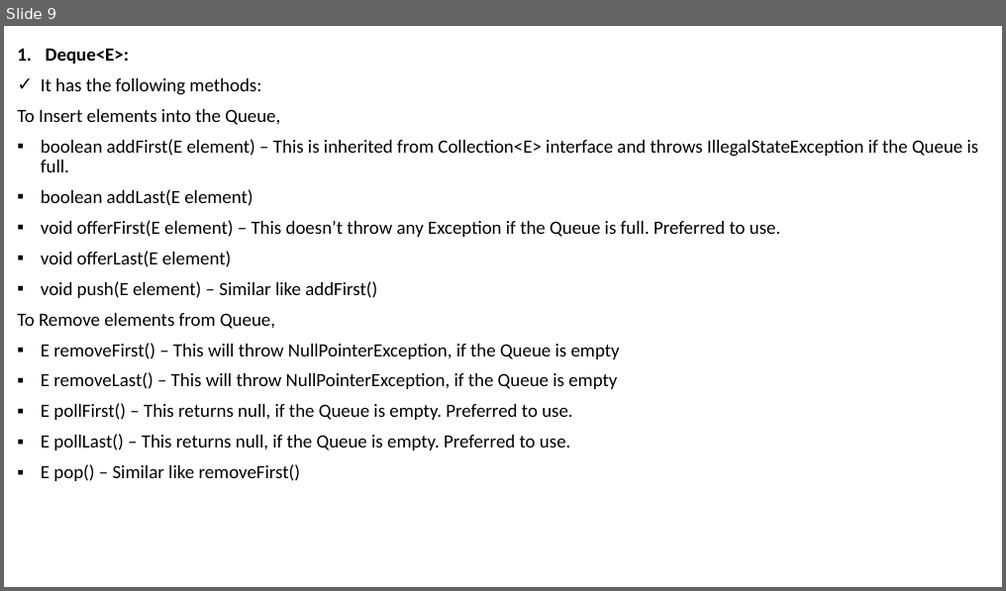
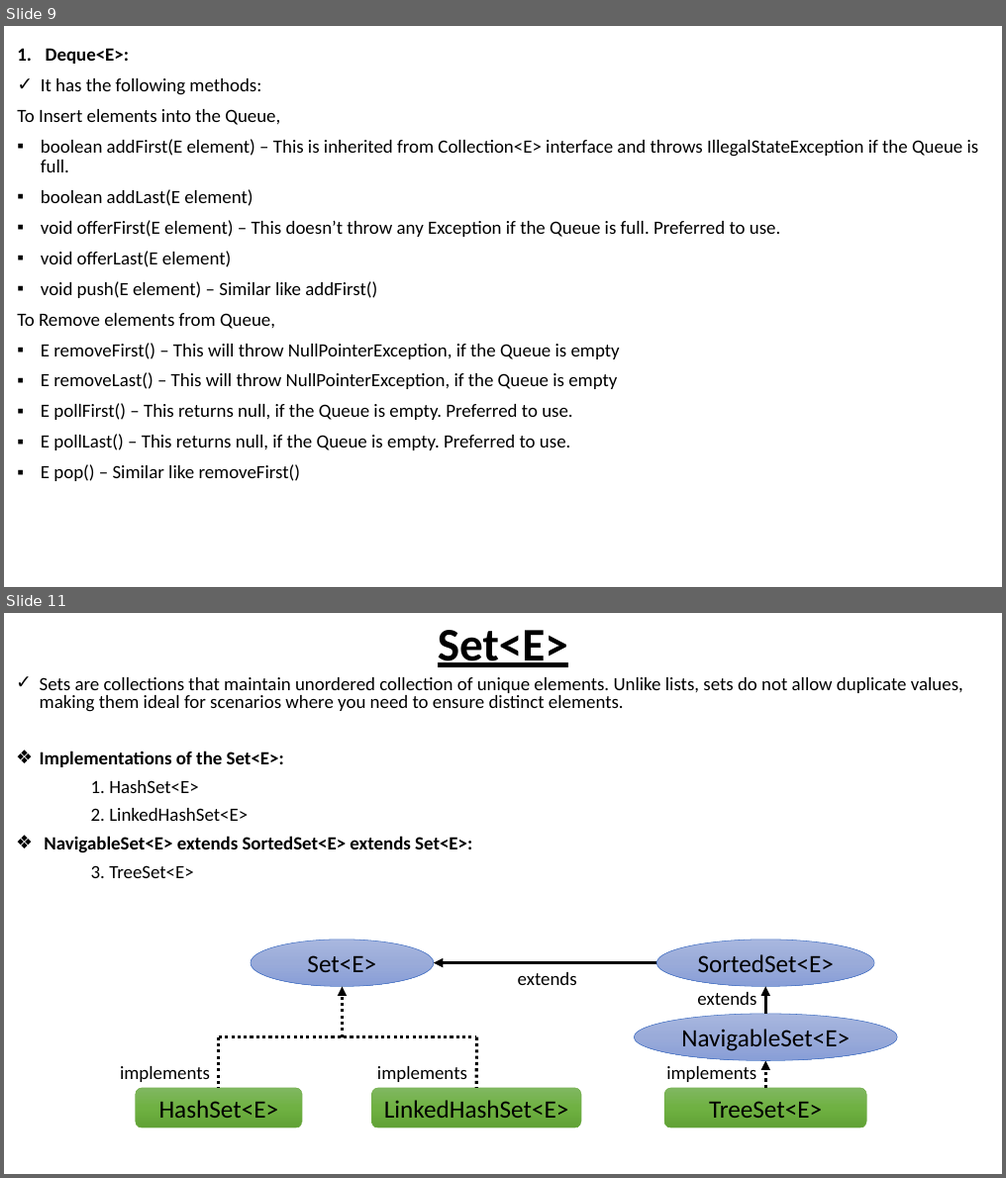
Before and after one commit to the-dev-pal/knowledge-rewards, a slide deck: src/Java/Collections/Collections.pptx. Shown one above the other, each under a label of ours: slide 9 before the commit, slides 9 and 11 after it; the slides between them are not shown. The pictures are 1006x591 and 1006x1178 pixels, drawn with LibreOffice and Linux fonts; fonts in the diff are those of the drawing. Boxes give left, top, right and bottom in pixels: in the first picture for what was removed or moved away, otherwise in the second. Text is boxed around its words. In the diff, an @@ line names an element or a change of style, - is before the commit and + after.

Commit message:
Collections-2

```diff
--- a/src/Java/Collections/Collections.pptx
+++ b/src/Java/Collections/Collections.pptx
@@ slide 11 added at (x1=4, y1=613, x2=1002, y2=1174), background #FFFFFF @@
@@ text added at (x1=438, y1=630, x2=568, y2=667), 45 pt, text #000000, bold, underline @@
+Set<E>
@@ text added at (x1=40, y1=677, x2=963, y2=878), 18 pt, text #000000 @@
+✓ Sets are collections that maintain unordered collection of unique elements. Unlike lists, sets do not allow duplicate values, making them ideal for scenarios where you need to ensure distinct elements.
+❖ Implementations of the Set<E>:
+1. HashSet<E>
+2. LinkedHashSet<E>
+❖ NavigableSet<E> extends SortedSet<E> extends Set<E>:
+3. TreeSet<E>
@@ ellipse added at (x1=251, y1=940, x2=434, y2=986), fill gradient #A8B7DF to #9AABD9 to #889ED7, outline #4472C4 0.5 pt, 24 pt, text #000000 @@
+Set<E>
@@ arrow added from (656, 963) to (434, 963), #000000 3 pt @@
@@ ellipse added at (x1=656, y1=940, x2=874, y2=986), fill gradient #A8B7DF to #9AABD9 to #889ED7, outline #4472C4 0.5 pt, 24 pt, text #000000 @@
+SortedSet<E>
@@ arrow added from (343, 1038) to (343, 986), #000000 3 pt dashed @@
@@ text added at (x1=518, y1=972, x2=577, y2=985), 18 pt, text #000000 @@
+extends
@@ text added at (x1=697, y1=992, x2=756, y2=1005), 18 pt, text #000000 @@
+extends
@@ arrow added from (766, 1014) to (766, 986), #000000 3 pt @@
@@ ellipse added at (x1=635, y1=1014, x2=898, y2=1061), fill gradient #A8B7DF to #9AABD9 to #889ED7, outline #4472C4 0.5 pt, 24 pt, text #000000 @@
+NavigableSet<E>
@@ line added from (219, 1038) to (475, 1038), #000000 3 pt dashed @@
@@ line added from (219, 1038) to (219, 1088), #000000 3 pt dashed @@
@@ line added from (477, 1038) to (476, 1088), #000000 3 pt dashed @@
@@ text added at (x1=120, y1=1066, x2=210, y2=1082), 18 pt, text #000000 @@
+implements
@@ text added at (x1=377, y1=1066, x2=467, y2=1082), 18 pt, text #000000 @@
+implements
@@ text added at (x1=666, y1=1066, x2=756, y2=1082), 18 pt, text #000000 @@
+implements
@@ arrow added from (766, 1088) to (766, 1061), #000000 3 pt dashed @@
@@ rounded rectangle added at (x1=136, y1=1088, x2=303, y2=1128), fill gradient #81B861 to #6FB242 to #62A336, outline #70AD47 0.5 pt, 24 pt, text #000000 @@
+HashSet<E>
@@ rounded rectangle added at (x1=371, y1=1088, x2=581, y2=1128), fill gradient #81B861 to #6FB242 to #62A336, outline #70AD47 0.5 pt, 24 pt, text #000000 @@
+LinkedHashSet<E>
@@ rounded rectangle added at (x1=665, y1=1088, x2=867, y2=1128), fill gradient #81B861 to #6FB242 to #62A336, outline #70AD47 0.5 pt, 24 pt, text #000000 @@
+TreeSet<E>
```
Also in this commit, not shown: 5 slides changed, 4 other slides added, 7 other files.
